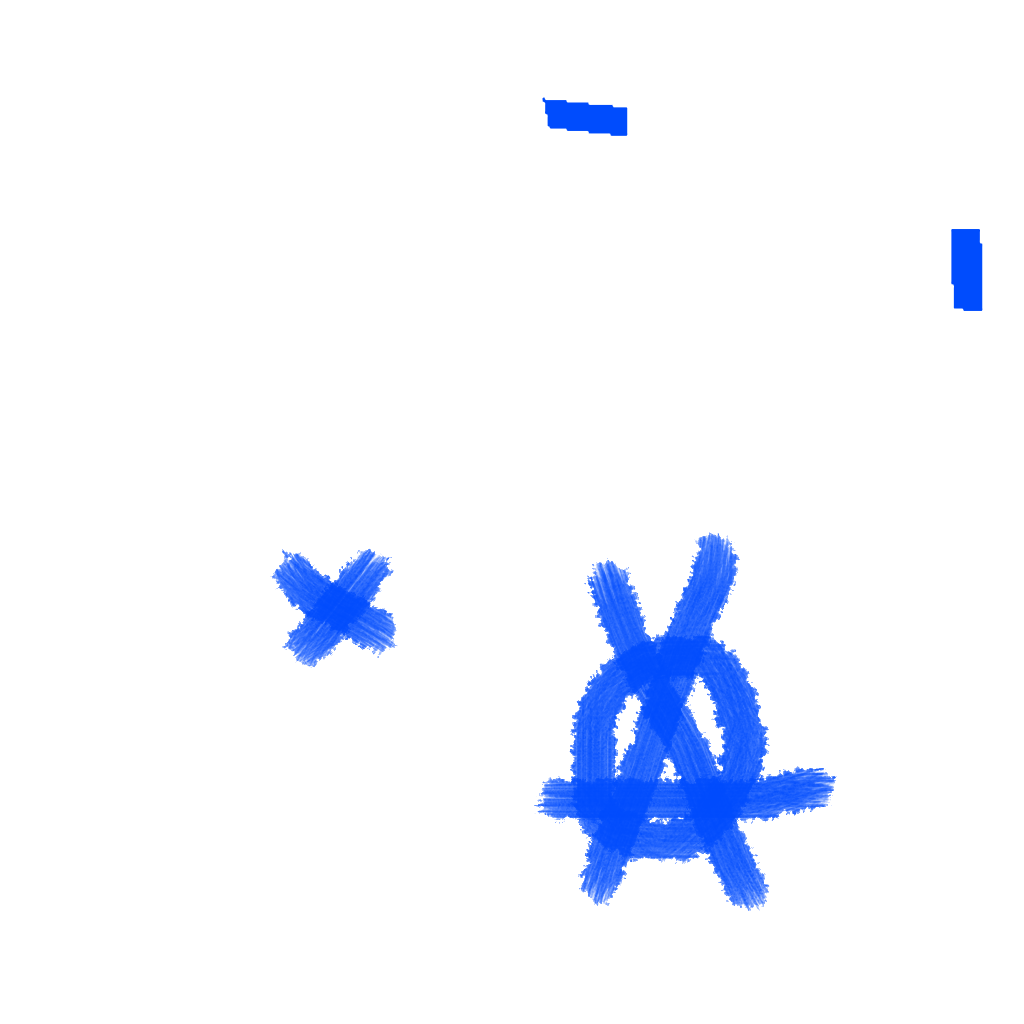
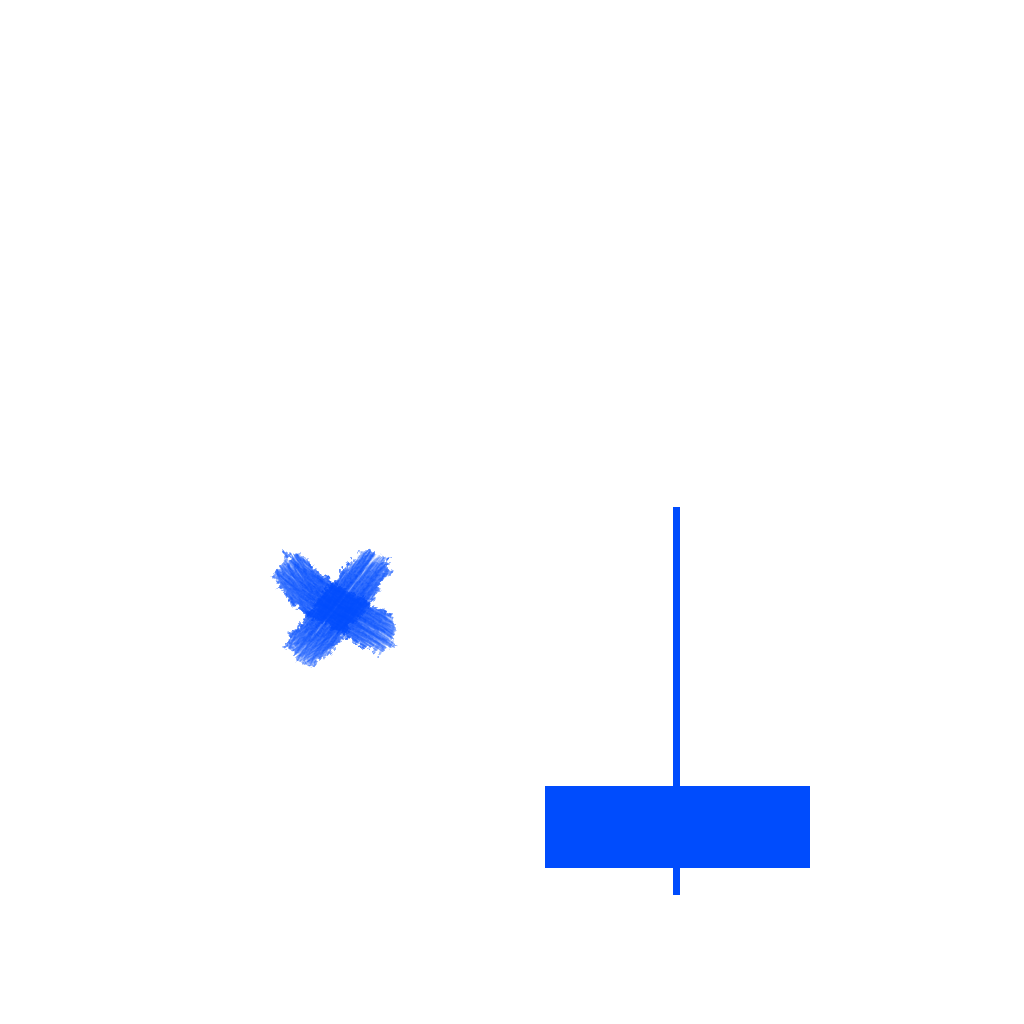
Layered file, before and after one edit (1024 × 1024). Changes by layer:
painted on "Layer 2" over bbox(534, 97, 983, 911)
